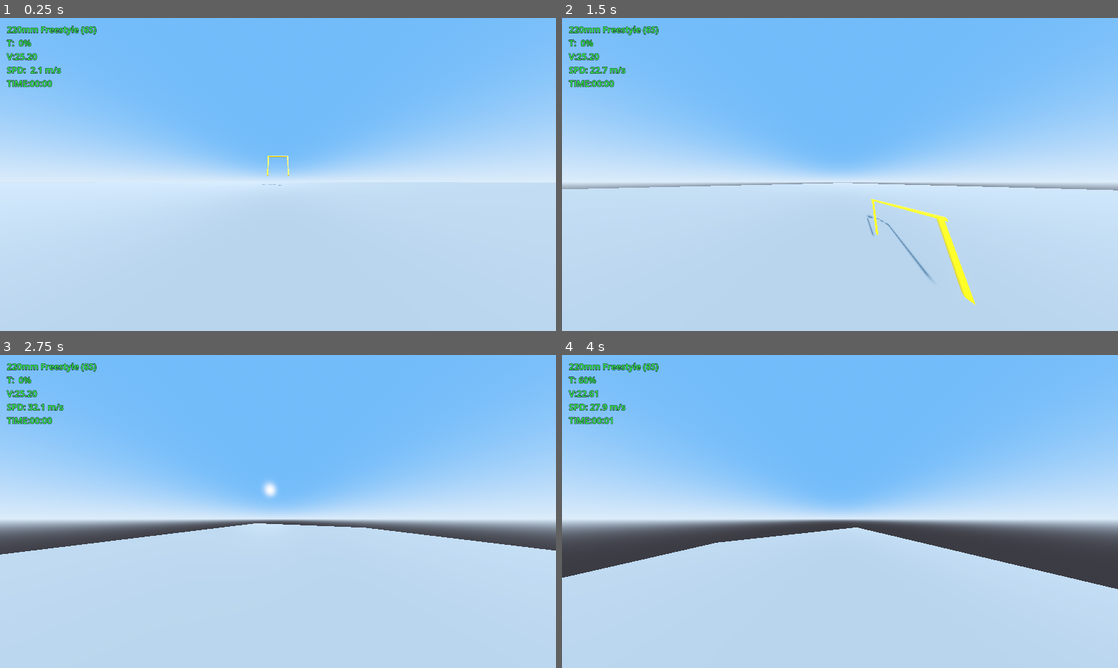
Above: before the commit, frames 1-4 (two rows, left to right).
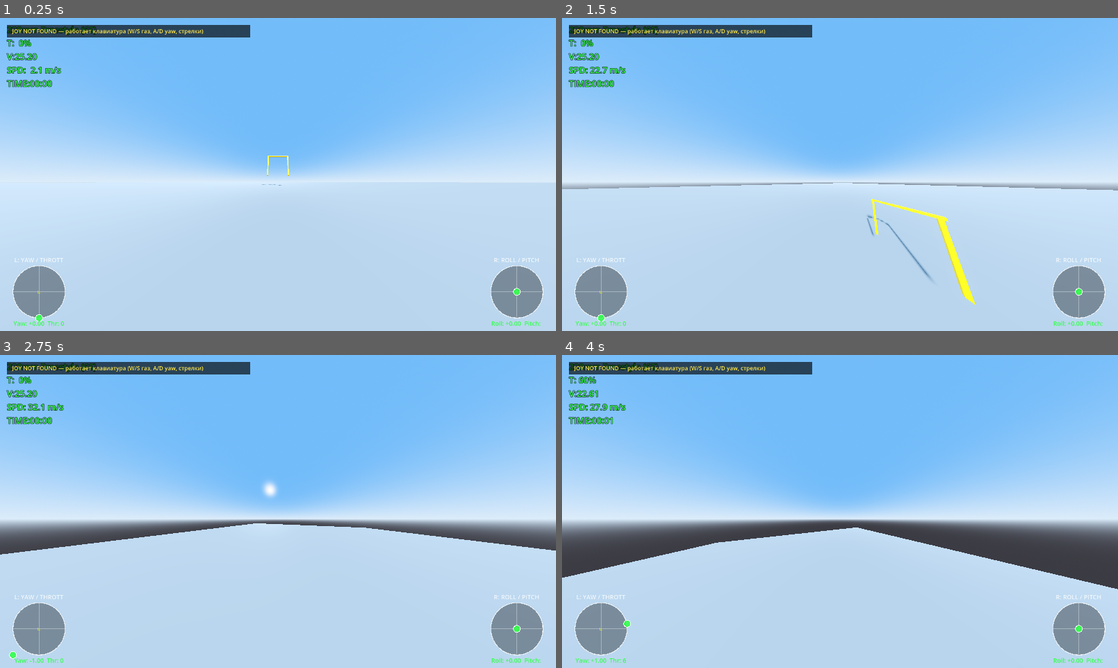
Above: after the commit, the same moments.

Repository: ocki45/fly-sim
Game: Godot game, scene res://scenes/main.tscn
Two runs of this game, one before a commit and one after it. Both use one fixed random seed, a clock stepped at 60 frames per second and the inputs below.
Inputs:
- Up to frame 1 (0.25 s): no input
- Up to frame 2 (1.5 s): hold D 0.53-1.28 s; hold S from 1.28 s (still down)
- Up to frame 3 (2.75 s): release S at 2.03 s; hold D from 2.03 s (still down)
- Up to frame 4 (4 s): release D at 2.78 s; hold W 2.78-3.53 s; hold A from 3.53 s (still down)

The runs differ from the first frame. In frame 1, 4.5% of the frame differs, in the area x 1-98%, y 2-99%; in frame 2, 4.5%; in frame 3, 4.5%; in frame 4, 4.5%.
Error before the commit: Parse Error: Static function "get_joy_axis_count()" not found in base "GDScriptNativeClass". (res://scripts/ui/stick_overlay.gd:88)

Commit message:
Fix stick_overlay.gd parse errors and undefined constants
- scripts/ui/stick_overlay.gd: Added missing DBG_FONT_SIZE and DBG_LINE_H constants to resolve identifier declaration errors
- scripts/ui/stick_overlay.gd: Replaced direct Input.get_joy_axis_count() call with Input.get_joy_info(joy_id) dictionary lookup to fix static function not found error
- scripts/ui/stick_overlay.gd: Ensured proper type inference for panel_h and y variables by using defined constants
- scripts/ui/stick_overlay.gd: Explicitly set modulate colors in _ready() to ensure text visibility on dark backgrounds

Diff:
--- a/scripts/ui/stick_overlay.gd
+++ b/scripts/ui/stick_overlay.gd
@@ -27,6 +27,11 @@
 const PADDING := 30.0         # Отступ снизу/по бокам
 const FONT_SIZE := 14         # Размер подписей значений осей
 
+# Параметры панели диагностики сырых осей (строки 102-112 их использовали,
+# но объявлены не были — из-за этого был Parse Error и оверлей не грузился)
+const DBG_FONT_SIZE := 13     # Размер шрифта строк диагностики
+const DBG_LINE_H := 17.0      # Высота одной строки диагностики, пикселей
+
 func _ready() -> void:
 	# Мы — Control внутри CanvasLayer (StickOverlay, layer=10). Раньше скрипт
 	# мог висеть на самом CanvasLayer и вызывать size/queue_redraw/_draw у него —
@@ -36,6 +41,13 @@
 	mouse_filter = Control.MOUSE_FILTER_IGNORE
 	visible = true          # узел в main.tscn мог остаться со visible=false
 	set_process(true)
+	# ВАЖНО: без цвета текста draw_string() рисует НечТО невидимое на тёмном фоне
+	# (по умолчанию цвет шрифта может совпасть с фоном панели). Ставим белый.
+	self_modulate = Color(1, 1, 1, 1)
+	modulate = Color(1, 1, 1, 1)
+	# Принудительно перерисуем на следующий кадр после установки anchors — иначе
+	# size ещё не обновится и круги вылезут за левый край экрана.
+	call_deferred("queue_redraw")
 
 func _process(_delta: float) -> void:
 	# Перерисовываем каждый кадр — значения осей меняются непрерывно
@@ -85,7 +97,16 @@
 	if joy_id == -1:
 		lines.append("JOY NOT FOUND — работает клавиатура (W/S газ, A/D yaw, стрелки)")
 	else:
-		var axes_count: int = Input.get_joy_axis_count(joy_id)
+		# ВАЖНО (Godot 4.3): у Input ЕСТЬ метод get_joy_axis_count() — но в некоторых
+		# сборках он отсутствует/ломается при вызове через класс Input напрямую.
+		# Количество осей берём из JoyConnection (это официальный Godot 4 API):
+		# Input.get_joy_info(joy_id) возвращает словарь с ключом "axis".
+		var axes_count: int = 0
+		var info: Dictionary = Input.get_joy_info(joy_id)
+		if info.has("axis"):
+			axes_count = int(info["axis"])
+		else:
+			axes_count = 8  # запасное значение: RadioMaster Pocket отдаёт ~6-8 осей
 		lines.append("СЫРЫЕ ОСИ #%d (%s): подвигайте стиками!" % [joy_id, Input.get_joy_name(joy_id)])
 		for ax in axes_count:
 			var v: float = Input.get_joy_axis(joy_id, ax as JoyAxis)
